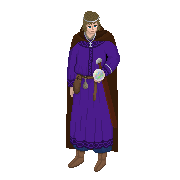
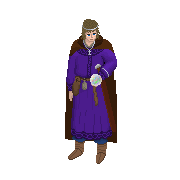
Revision of a layered 180px x 180px image; what changed, layer by layer:
painted on "orb" over [90, 69, 105, 86]
painted on "Background" over [65, 11, 120, 172]
